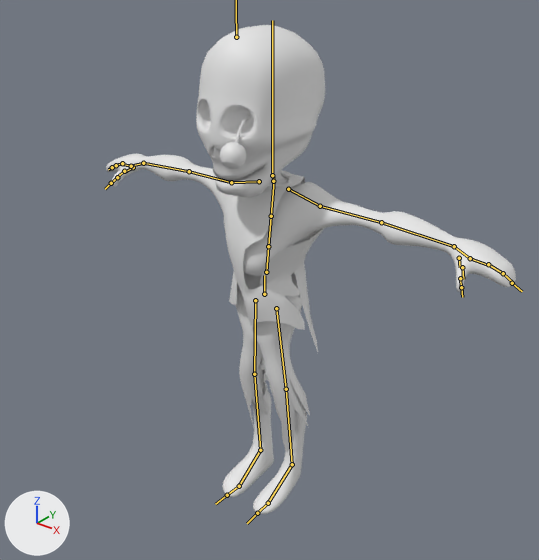
Two versions of the FBX model Assets/3d models/Enemies/CorpoSeco/Corpo Seco.fbx, one commit apart.
Both versions are drawn from a 50 mm camera at (13.08, -16.49, 18.22) aimed at (0.28, -0.5, 8.31). Arrows for +X, +Y and +Z are at lower left; the lights stay in place. The bones that bend it are drawn over the model as lines.

In view in the first picture: 'Sphere', 'torso', 'torso.001', 'torso.002'.
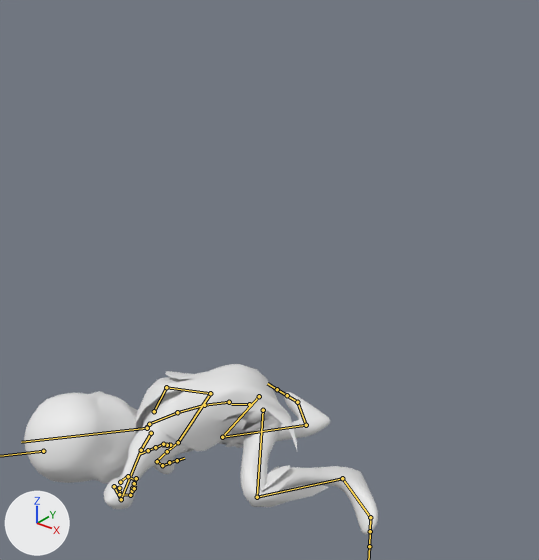
The newer file adds an action. The first version stands in its rest pose; the second is drawn at frame 34 of the action 'Armature|grownd bitting'.

Location of each change, (x1, y1, x2, y2) in pixels of the pictures (539 x 560 px):
'torso', posed (14% narrower, 68% shorter)
    before: (106, 25, 516, 514)
    after: (24, 377, 378, 534)
'torso.002', posed (60% wider, 51% shorter)
    before: (223, 170, 324, 352)
    after: (135, 364, 297, 453)
'torso.001', posed
    before: (236, 292, 310, 453)
    after: (219, 413, 329, 507)
'Sphere', posed (not visible afterwards)
    before: (220, 115, 250, 169)
bone 'mixamorig:Hips', root to tip
    before: (264, 294) to (264, 275)
    after: (249, 404) to (231, 404)
bone 'mixamorig:Spine', root to tip
    before: (266, 272) to (268, 246)
    after: (229, 402) to (204, 405)
bone 'mixamorig:Spine1', root to tip
    before: (268, 246) to (271, 216)
    after: (204, 405) to (177, 412)
bone 'mixamorig:Spine2', root to tip
    before: (271, 216) to (274, 180)
    after: (177, 412) to (149, 424)
bone 'mixamorig:Neck', root to tip
    before: (273, 181) to (273, 174)
    after: (149, 424) to (145, 427)
bone 'mixamorig:Head', root to tip
    before: (272, 175) to (272, 20)
    after: (147, 428) to (21, 442)
bone 'mixamorig:LeftShoulder', root to tip
    before: (288, 189) to (320, 206)
    after: (151, 433) to (141, 450)
bone 'mixamorig:LeftArm', root to tip
    before: (320, 206) to (381, 222)
    after: (141, 450) to (121, 499)
bone 'mixamorig:LeftForeArm', root to tip
    before: (381, 222) to (454, 246)
    after: (121, 499) to (114, 486)
bone 'mixamorig:LeftHand', root to tip
    before: (454, 246) to (468, 257)
    after: (114, 486) to (119, 488)
bone 'mixamorig:LeftHandThumb1', root to tip
    before: (459, 258) to (460, 267)
    after: (120, 482) to (127, 475)
bone 'mixamorig:LeftHandThumb2', root to tip
    before: (462, 267) to (463, 279)
    after: (128, 476) to (134, 479)
bone 'mixamorig:LeftHandThumb3', root to tip
    before: (460, 278) to (461, 287)
    after: (136, 478) to (134, 483)
bone 'mixamorig:LeftHandIndex1', root to tip
    before: (470, 258) to (488, 265)
    after: (119, 488) to (120, 493)
bone 'mixamorig:LeftHandIndex2', root to tip
    before: (488, 264) to (503, 273)
    after: (119, 494) to (130, 495)
bone 'mixamorig:LeftHandIndex3', root to tip
    before: (503, 273) to (513, 282)
    after: (130, 495) to (132, 492)
bone 'mixamorig:RightShoulder', root to tip
    before: (259, 181) to (231, 182)
    after: (154, 411) to (166, 387)
bone 'mixamorig:RightArm', root to tip
    before: (231, 182) to (189, 171)
    after: (166, 387) to (210, 393)
bone 'mixamorig:RightForeArm', root to tip
    before: (189, 171) to (143, 163)
    after: (210, 393) to (178, 442)
bone 'mixamorig:RightHand', root to tip
    before: (143, 163) to (133, 165)
    after: (178, 442) to (168, 450)
bone 'mixamorig:RightHandThumb1', root to tip
    before: (133, 167) to (125, 172)
    after: (170, 445) to (168, 443)
bone 'mixamorig:RightHandThumb2', root to tip
    before: (124, 171) to (117, 177)
    after: (167, 445) to (162, 446)
bone 'mixamorig:RightHandThumb3', root to tip
    before: (117, 177) to (111, 183)
    after: (163, 444) to (155, 447)
bone 'mixamorig:RightHandIndex1', root to tip
    before: (131, 166) to (121, 164)
    after: (167, 451) to (156, 461)
bone 'mixamorig:RightHandIndex2', root to tip
    before: (122, 163) to (116, 165)
    after: (157, 461) to (162, 465)
bone 'mixamorig:RightHandIndex3', root to tip
    before: (116, 165) to (112, 167)
    after: (162, 465) to (170, 463)
bone 'mixamorig:LeftUpLeg', root to tip
    before: (276, 308) to (286, 389)
    after: (263, 410) to (257, 497)
bone 'mixamorig:LeftLeg', root to tip
    before: (286, 389) to (292, 464)
    after: (257, 497) to (342, 478)
bone 'mixamorig:LeftFoot', root to tip
    before: (292, 464) to (268, 503)
    after: (342, 478) to (370, 517)
bone 'mixamorig:LeftToeBase', root to tip
    before: (268, 503) to (257, 513)
    after: (370, 517) to (370, 531)
bone 'mixamorig:RightUpLeg', root to tip
    before: (255, 300) to (254, 374)
    after: (259, 396) to (222, 437)
bone 'mixamorig:RightLeg', root to tip
    before: (254, 374) to (260, 450)
    after: (222, 437) to (306, 425)
bone 'mixamorig:RightFoot', root to tip
    before: (260, 450) to (239, 486)
    after: (306, 425) to (297, 402)

The change in detail:
Bone 'mixamorig:Hips' (bone_mixamorig_hips) moves from (0.0, 0.0, 0.0) to (-56.0, -431.0, 14.0).
Bone 'mixamorig:Hips' (bone_mixamorig_hips) turns from (0, 0, 0) to (79, -41, 5) degrees about its own x, y and z.
Bone 'mixamorig:Spine' (bone_mixamorig_spine) turns from (0, 0, 0) to (19, -4, 4) degrees about its own x, y and z.
Bone 'mixamorig:Spine1' (bone_mixamorig_spine1) turns from (0, 0, 0) to (10, -2, 2) degrees about its own x, y and z.
Bone 'mixamorig:Spine2' (bone_mixamorig_spine2) turns from (0, 0, 0) to (10, -2, 2) degrees about its own x, y and z.
Bone 'mixamorig:Neck' (bone_mixamorig_neck) turns from (0, 0, 0) to (9, -2, -5) degrees about its own x, y and z.
Bone 'mixamorig:Head' (bone_mixamorig_head) turns from (0, 0, 0) to (-40, -26, 26) degrees about its own x, y and z.
Bone 'mixamorig:LeftShoulder' (bone_mixamorig_leftshoulder) turns from (0, 0, 0) to (-17, -4, -13) degrees about its own x, y and z.
Bone 'mixamorig:LeftArm' (bone_mixamorig_leftarm) turns from (0, 0, 0) to (3, -42, 16) degrees about its own x, y and z.
Bone 'mixamorig:LeftForeArm' (bone_mixamorig_leftforearm) turns from (0, 0, 0) to (-14, -1, 132) degrees about its own x, y and z.
Bone 'mixamorig:LeftHand' (bone_mixamorig_lefthand) turns from (0, 0, 0) to (20, -12, -16) degrees about its own x, y and z.
Bone 'mixamorig:LeftHandThumb1' (bone_mixamorig_lefthandthumb1) turns from (0, 0, 0) to (12, -12, 22) degrees about its own x, y and z.
Bone 'mixamorig:LeftHandThumb2' (bone_mixamorig_lefthandthumb2) turns from (0, 0, 0) to (3, 28, -61) degrees about its own x, y and z.
Bone 'mixamorig:LeftHandThumb3' (bone_mixamorig_lefthandthumb3) turns from (0, 0, 0) to (31, 73, -20) degrees about its own x, y and z.
Bone 'mixamorig:LeftHandIndex1' (bone_mixamorig_lefthandindex1) turns from (0, 0, 0) to (3, -3, -7) degrees about its own x, y and z.
Bone 'mixamorig:LeftHandIndex2' (bone_mixamorig_lefthandindex2) turns from (0, 0, 0) to (93, -14, 14) degrees about its own x, y and z.
Bone 'mixamorig:LeftHandIndex3' (bone_mixamorig_lefthandindex3) turns from (0, 0, 0) to (40, 0, 9) degrees about its own x, y and z.
Bone 'mixamorig:RightShoulder' (bone_mixamorig_rightshoulder) turns from (0, 0, 0) to (8, -8, -1) degrees about its own x, y and z.
Bone 'mixamorig:RightArm' (bone_mixamorig_rightarm) turns from (0, 0, 0) to (34, 57, -32) degrees about its own x, y and z.
Bone 'mixamorig:RightForeArm' (bone_mixamorig_rightforearm) turns from (0, 0, 0) to (27, 6, -116) degrees about its own x, y and z.
Bone 'mixamorig:RightHand' (bone_mixamorig_righthand) turns from (0, 0, 0) to (-18, 1, -5) degrees about its own x, y and z.
Bone 'mixamorig:RightHandThumb1' (bone_mixamorig_righthandthumb1) turns from (0, 0, 0) to (10, 12, -20) degrees about its own x, y and z.
Bone 'mixamorig:RightHandThumb2' (bone_mixamorig_righthandthumb2) turns from (0, 0, 0) to (-19, -17, 30) degrees about its own x, y and z.
Bone 'mixamorig:RightHandThumb3' (bone_mixamorig_righthandthumb3) turns from (0, 0, 0) to (-27, -55, 63) degrees about its own x, y and z.
Bone 'mixamorig:RightHandIndex1' (bone_mixamorig_righthandindex1) turns from (0, 0, 0) to (-2, 7, 6) degrees about its own x, y and z.
Bone 'mixamorig:RightHandIndex2' (bone_mixamorig_righthandindex2) turns from (0, 0, 0) to (78, 9, -14) degrees about its own x, y and z.
Bone 'mixamorig:RightHandIndex3' (bone_mixamorig_righthandindex3) turns from (0, 0, 0) to (37, 1, -8) degrees about its own x, y and z.
Bone 'mixamorig:LeftUpLeg' (bone_mixamorig_leftupleg) turns from (0, 0, 0) to (120, -53, -29) degrees about its own x, y and z.
Bone 'mixamorig:LeftLeg' (bone_mixamorig_leftleg) turns from (0, 0, 0) to (-112, 0, 20) degrees about its own x, y and z.
Bone 'mixamorig:LeftFoot' (bone_mixamorig_leftfoot) turns from (0, 0, 0) to (14, -5, -4) degrees about its own x, y and z.
Bone 'mixamorig:LeftToeBase' (bone_mixamorig_lefttoebase) turns from (0, 0, 0) to (19, -13, -6) degrees about its own x, y and z.
Bone 'mixamorig:RightUpLeg' (bone_mixamorig_rightupleg) turns from (0, 0, 0) to (104, 32, -8) degrees about its own x, y and z.
Bone 'mixamorig:RightLeg' (bone_mixamorig_rightleg) turns from (0, 0, 0) to (-98, -9, -63) degrees about its own x, y and z.
Bone 'mixamorig:RightFoot' (bone_mixamorig_rightfoot) turns from (0, 0, 0) to (18, -15, -12) degrees about its own x, y and z.
